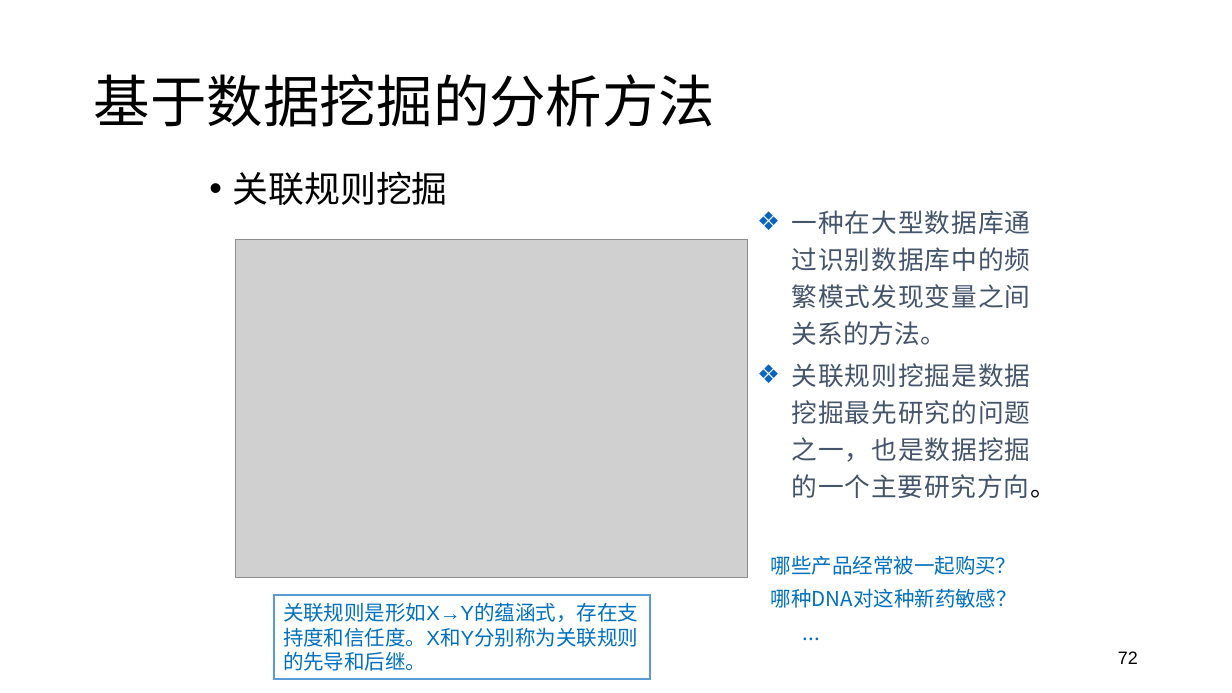
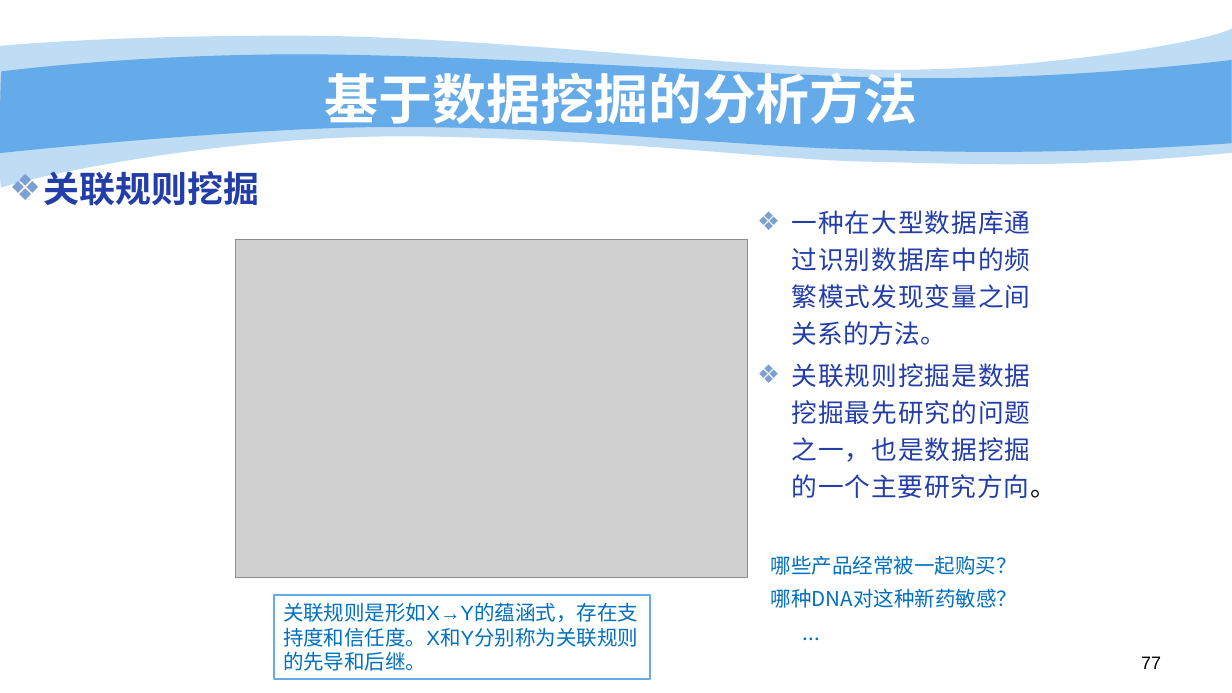
Before and after one commit to bwriteLeaf/writing, a slide deck: slide 77 of 报告写作/2018-3-8汇报ppt.pptx (slide 72 before the commit). Drawn at 1232x693 pixels with LibreOffice and Linux fonts; fonts in the diff are those of the drawing; grey boxes stand for pictures; background and template pictures are left out. Boxes give left, top, right and bottom in pixels: in the first picture for what was removed or moved away, otherwise in the second. Text is boxed around its words. In the diff, an @@ line names an element or a change of style, - is before the commit and + after.

```diff
--- a/报告写作/2018-3-8汇报ppt.pptx
+++ b/报告写作/2018-3-8汇报ppt.pptx
@@ freeform shape added at (0, 29, 1232, 192), fill #65AAE9 at 41% opacity @@
@@ freeform shape added at (0, 54, 1232, 155), fill #65AAE9 @@
@@ title "基于数据挖掘的分析方法": place and size @@
-title "基于数据挖掘的分析方法" at (94, 74, 715, 127)
+title "基于数据挖掘的分析方法" at (325, 64, 918, 133)
@@ title "基于数据挖掘的分析方法" at (325, 64, 918, 133): size 44 to 42 pt, font Calibri to Noto Sans CJK SC, text colour #000000 to #FFFFFF, bold on; alignment left to centre; line spacing 0.9 to 1 @@
@@ text "关联规则挖掘": place and size @@
-text "关联规则挖掘" at (233, 171, 448, 205)
+text "关联规则挖掘" at (44, 165, 259, 206)
@@ text "关联规则挖掘" at (44, 165, 259, 206): text colour #000000 to #233DA9, bold on; bullet • to ❖; less space between paragraphs @@
@@ text at (792, 210, 1056, 498): text colour #44546A to #233DA9 in "一种在大型数据库通过识别数据库中的频繁模式发现变量之间关系的方法。", "关联规则挖掘是数据挖掘最先研究的问题之一，也是数据挖掘的一个主要研究方向。"; bullet colour #0563C1 to #7DA0D3 @@
@@ rectangle "关联规则是形如X→Y的蕴涵式，存在支持度和信任度。X和Y分别称为关联规则的先导和后继。" at (274, 595, 650, 679): outline #5B9BD5 1.5 pt to #65AAE9 1.5 pt @@
@@ page number at (1141, 656, 1161, 669): text changed @@
-72
+77
```
Also in this commit, not shown: 78 other slides changed, 5 slides added.
